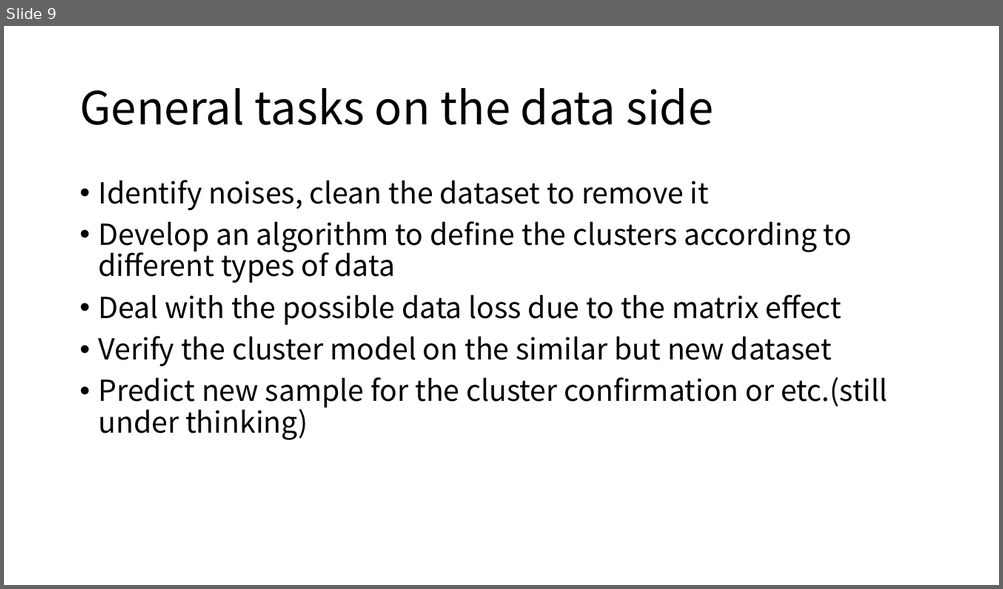
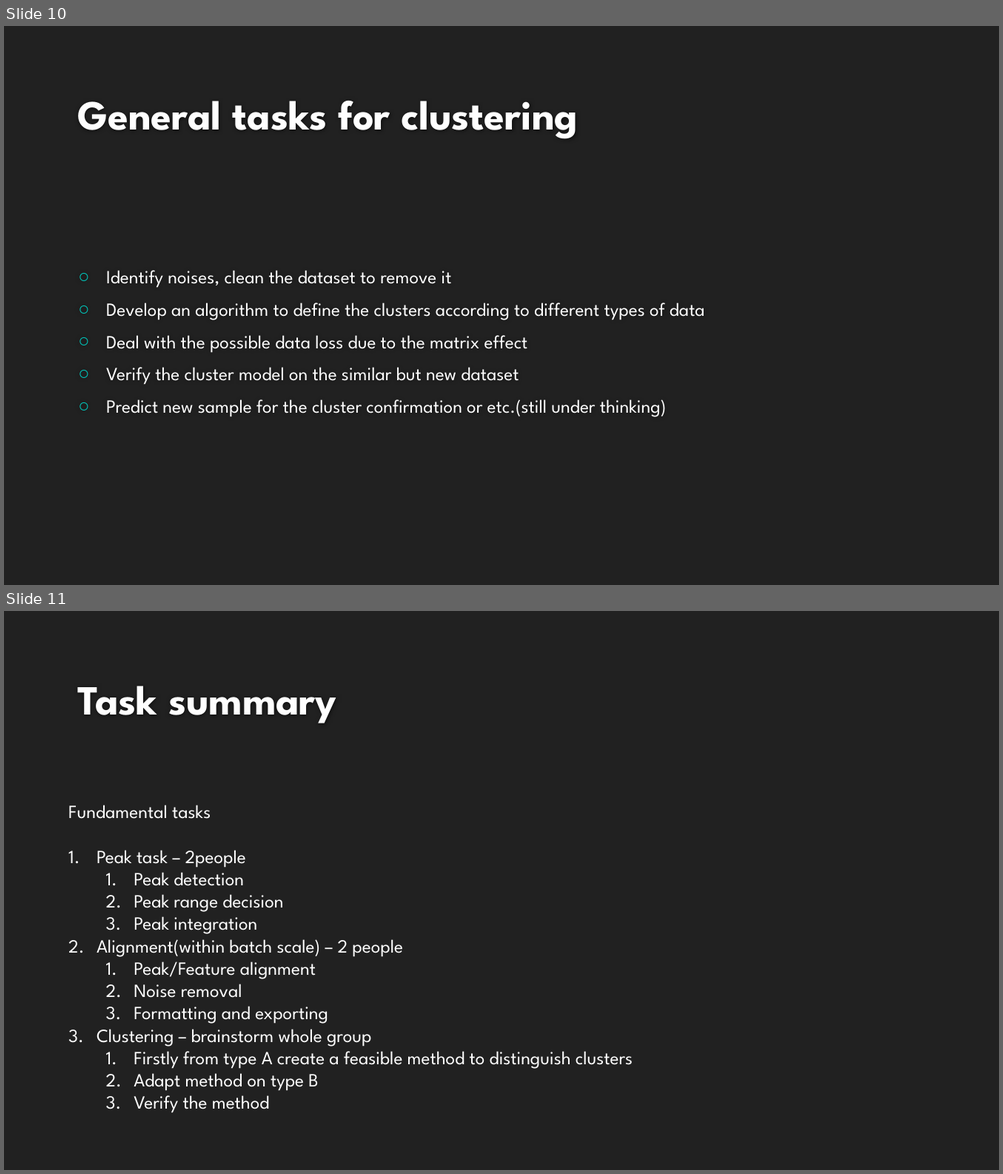
Before and after one commit to XiminHu/mass-suite, a slide deck: doc/20200327 Capstone HRMS.pptx. Shown one above the other, each under a label of ours: slide 9 before the commit, slides 10 and 11 after it. The pictures are 1003x589 and 1003x1174 pixels, drawn with LibreOffice and Linux fonts; fonts in the diff are those of the drawing; background and template pictures are left out. Boxes give left, top, right and bottom in pixels: in the first picture for what was removed or moved away, otherwise in the second. Text is boxed around its words. In the diff, an @@ line names an element or a change of style, - is before the commit and + after.

```diff
--- a/doc/20200327 Capstone HRMS.pptx
+++ b/doc/20200327 Capstone HRMS.pptx
@@ slide 11 added at [4,611,999,1170], background #212121 @@
@@ title added at [77,686,336,723], 40 pt, text #FEFEFE, bold @@
+Task summary
@@ text added at [68,805,632,1113], 18 pt, text #FFFFFF @@
+Fundamental tasks
+1. Peak task – 2people
+  1. Peak detection
+  2. Peak range decision
+  3. Peak integration
+2. Alignment(within batch scale) – 2 people
+  1. Peak/Feature alignment
+  2. Noise removal
+  3. Formatting and exporting
+3. Clustering – brainstorm whole group
+  1. Firstly from type A create a feasible method to distinguish clusters
+  2. Adapt method on type B
+  3. Verify the method
@@ what was slide 9 is now slide 10 @@
@@ slide 10 changed as well @@
@@ background #FFFFFF to #212121 @@
@@ title "General tasks for clustering" at [77,101,578,139]: vertical alignment middle to bottom @@
@@ title at [77,101,578,139]: text changed; size 44 to 40 pt; font Noto Sans CJK SC to League Spartan; text colour #000000 to #FEFEFE; bold on @@
-General tasks on the data side
+General tasks for clustering
@@ text "Identify noises, clean the dataset ...": place and size @@
-text "Identify noises, clean the dataset ..." at [99,180,888,440]
+text "Identify noises, clean the dataset ..." at [106,270,705,417]
@@ text "Identify noises, clean the dataset ..." at [106,270,705,417]: size 28 to 18 pt, font Noto Sans CJK SC to League Spartan, text colour #000000 to #FFFFFF; bullet • to ○; line spacing 0.9 to 1; vertical alignment top to middle @@
```
Also in this commit, not shown: 7 other slides changed, 3 other slides added, 3 slides removed, 1 other file.
